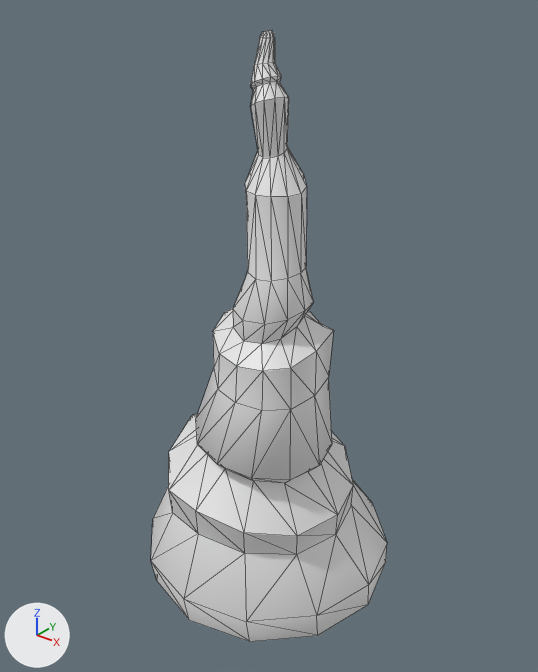
The FBX model Assets/Models/Models_Environment/ModelsMars/SM_Cave_Stalagmite_02.fbx as it was, and as the next commit left it.
Before and after are seen from a 50 mm camera at (48.52, -146.47, 7.65) aimed at (43.24, -139.87, 3.55). Every picture has the same lights, and +X, +Y and +Z are marked at lower left. Mesh edges are drawn as thin lines. Where no turn or scale is listed for an object, it has been applied to the vertices.

The first picture shows 'SM_Cave_Stalagmite_02'.
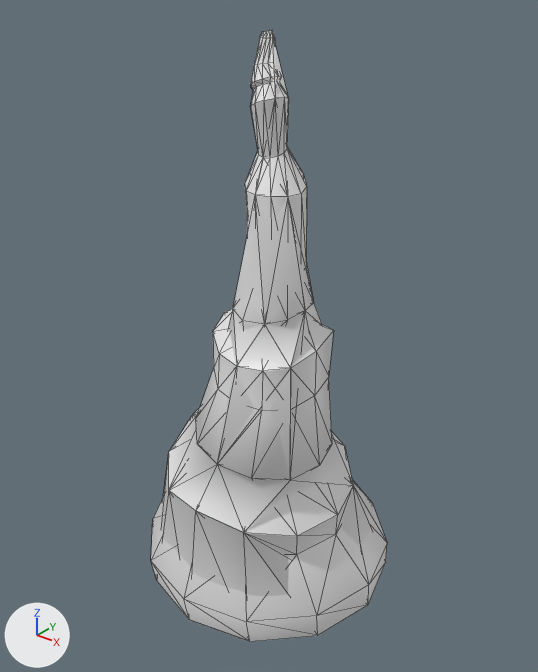
The newer file is also turned or shifted as a whole; pictures and numbers use the older file's frame.

Patch to the scene script:
```diff
--- a/Assets/Models/Models_Environment/ModelsMars/SM_Cave_Stalagmite_02.fbx.py
+++ b/Assets/Models/Models_Environment/ModelsMars/SM_Cave_Stalagmite_02.fbx.py
@@ me_mesh_001 @@
+me_mesh_001.from_pydata(...)  # 46 vertices, 78 faces; spans x -1.69..1.69, y -1.5..1.88, z 0.04..7.13
@@ ob_sm_cave_stalagmite_02_col @@
+ob_sm_cave_stalagmite_02_col = bpy.data.objects.new('SM_Cave_Stalagmite_02_col', me_mesh_001)
+ob_sm_cave_stalagmite_02_col.location = (43.22, -140.02, 0.0)
```

Where the change shows, as pixel boxes [x1, y1, x2, y2] in the pictures (538 x 672 px):
'SM_Cave_Stalagmite_02_col', added
    after: [162, 37, 371, 597]
